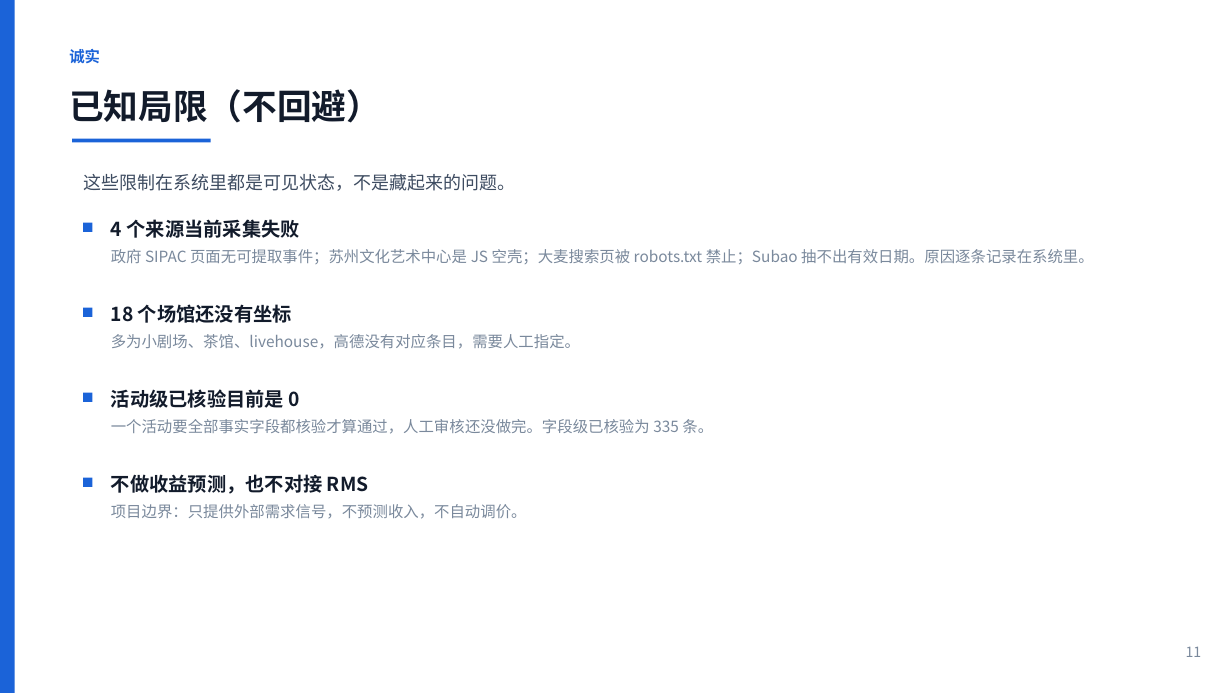
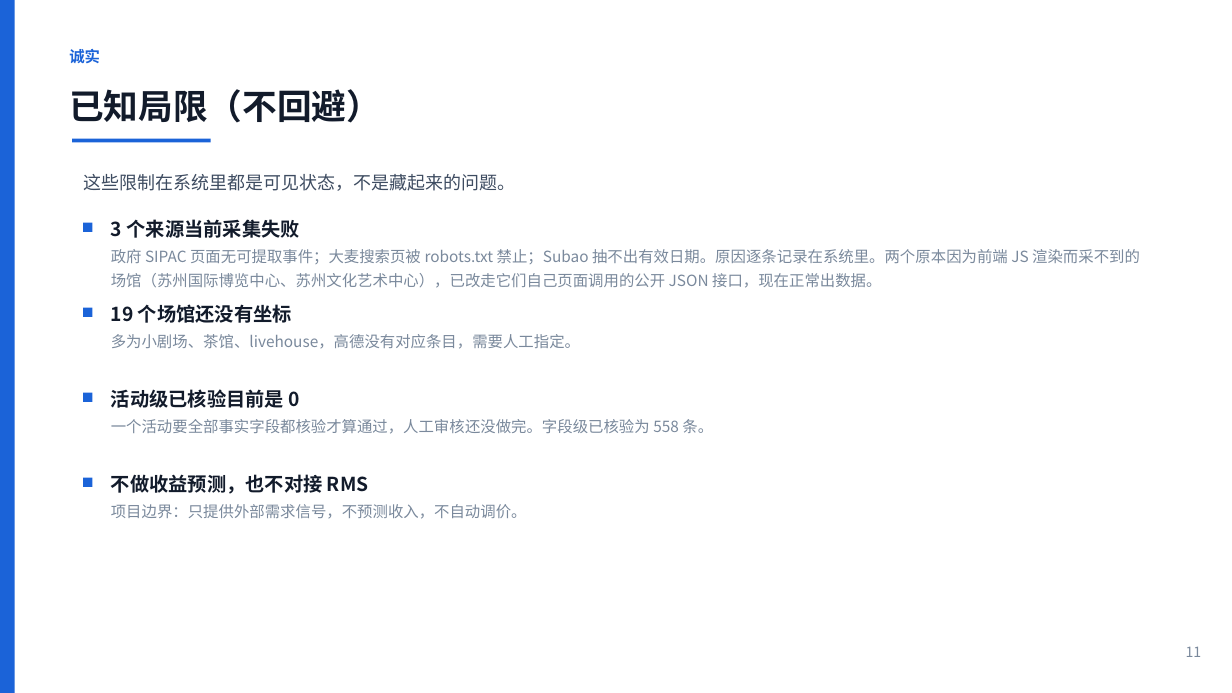
Before and after one commit to Haoran-Ding23/Menduner, a slide deck: slide 11 of docs/Menduner_项目汇报.pptx. Drawn at 1232x693 pixels with LibreOffice and Linux fonts; fonts in the diff are those of the drawing. Boxes give left, top, right and bottom in pixels: in the first picture for what was removed or moved away, otherwise in the second. Text is boxed around its words. In the diff, an @@ line names an element or a change of style, - is before the commit and + after.

Commit message:
﻿Collect the two client-rendered venue calendars and derive real venue addresses
Both largest Suzhou venues were recorded as failed sources because their calendars are
assembled in the browser. They are not empty: each host's own published JavaScript calls a
public JSON endpoint, and that is now what the crawler reads.

Sources
- 苏州国际博览中心 (expo): the schedule page's own inline script declares
  /api/Article/list and the static channel token its public config.js ships; the token is
  re-read from the host on every run, never stored, and is not a credential.
- 苏州文化艺术中心 (arts): the Nuxt shell's own bundle advertises /sue/api; the endpoint
  route is re-discovered from that bundle on every run and the drama list keeps the
  startTime filter its own page sends (without it the endpoint returns its 1992.. archive).
- Public JSON requests keep the existing boundary: robots per origin, same-host redirects,
  the 2 MB cap, an allow-list that refuses any credential header, and a bounded number of
  pages. Deleted, dateless and finished records are skipped with a recorded reason.
- Live result: +31 performances and +7 exhibitions, 380 new field-evidence rows, both
  registry rows now SUCCESS. The --include-expo audit flag is gone.

Addresses
- A venue row's address is now the address part of the source's place line
  (crawler/addresses.py): "苏州 吴中区 山丘livehouse-斜塘店 松涛街1088号斜塘老街36幢" ->
  "松涛街1088号斜塘老街36幢", and map lookups reduce it to "松涛街1088号". The event's
  location claim stays verbatim; a place line with no house number yields no address.
- scripts/normalize_venue_addresses.py (dry-run default) brought 32 existing rows in line,
  touching only rows whose address was byte-identical to one of their own events' claims.
- scripts/resolve_venues_by_address.py falls back to the reduced road+number query.

Also fixed: douban.resolve_year resolved a year-less M月D日 from its window alone once the
calendar roll left a single candidate year, contradicting its own contract and test.

Tests: 474 passed (21 new for the JSON sources, 8 for addresses, 1 replaced audit regression).

```diff
--- a/docs/Menduner_项目汇报.pptx
+++ b/docs/Menduner_项目汇报.pptx
@@ text at [111,219,300,238]: text changed @@
-4 个来源当前采集失败
+3 个来源当前采集失败
@@ text at [111,249,1140,288]: text changed @@
-政府 SIPAC 页面无可提取事件；苏州文化艺术中心是 JS 空壳；大麦搜索页被 robots.txt 禁止；Subao 抽不出有效日期。原因逐条记录在系统里。
+政府 SIPAC 页面无可提取事件；大麦搜索页被 robots.txt 禁止；Subao 抽不出有效日期。原因逐条记录在系统里。两个原本因为前端 JS 渲染而采不到的场馆（苏州国际博览中心、苏州文化艺术中心），已改走它们自己页面调用的公开 JSON 接口，现在正常出数据。
@@ text at [111,304,292,323]: text changed @@
-18 个场馆还没有坐标
+19 个场馆还没有坐标
@@ text at [111,419,713,434]: text changed @@
-一个活动要全部事实字段都核验才算通过，人工审核还没做完。字段级已核验为 335 条。
+一个活动要全部事实字段都核验才算通过，人工审核还没做完。字段级已核验为 558 条。
```
Also in this commit, not shown: 5 other slides changed, 29 other files.
